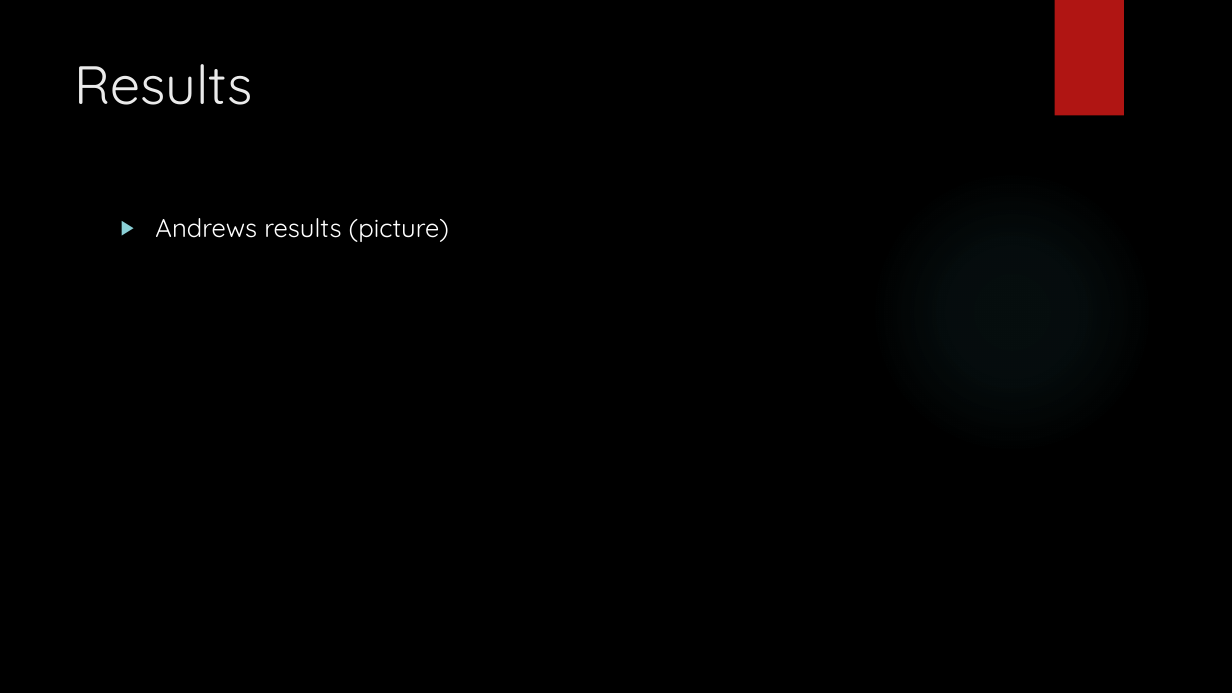
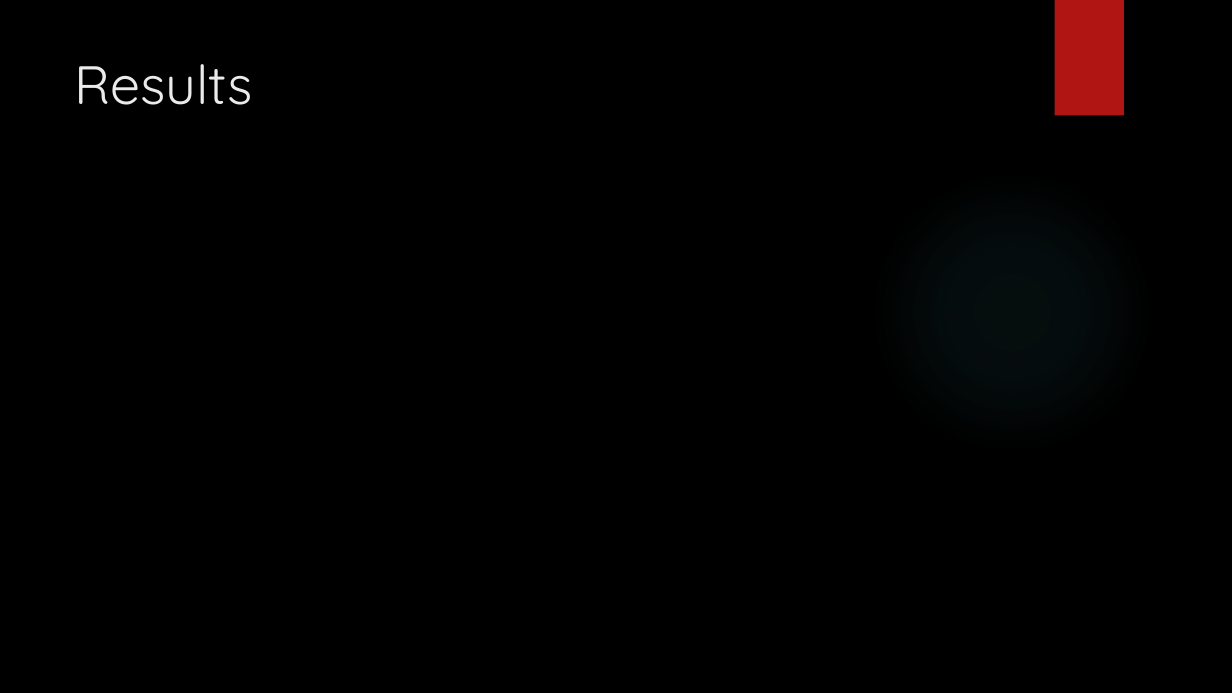
Before and after one commit to ezwang8/AI_BOOTCAMP_Group_Project_3_Amazon, a slide deck: slide 13 of RatingRefiner Presentation.pptx. Drawn at 1232x693 pixels with LibreOffice and Linux fonts; fonts in the diff are those of the drawing; background and template pictures are left out. Boxes give left, top, right and bottom in pixels: in the first picture for what was removed or moved away, otherwise in the second. Text is boxed around its words. In the diff, an @@ line names an element or a change of style, - is before the commit and + after.

Commit message:
presentation day

```diff
--- a/RatingRefiner Presentation.pptx
+++ b/RatingRefiner Presentation.pptx
@@ text removed at [155, 218, 449, 242] @@
-▶ Andrews results (picture)
```
Also in this commit, not shown: 3 other slides changed.
